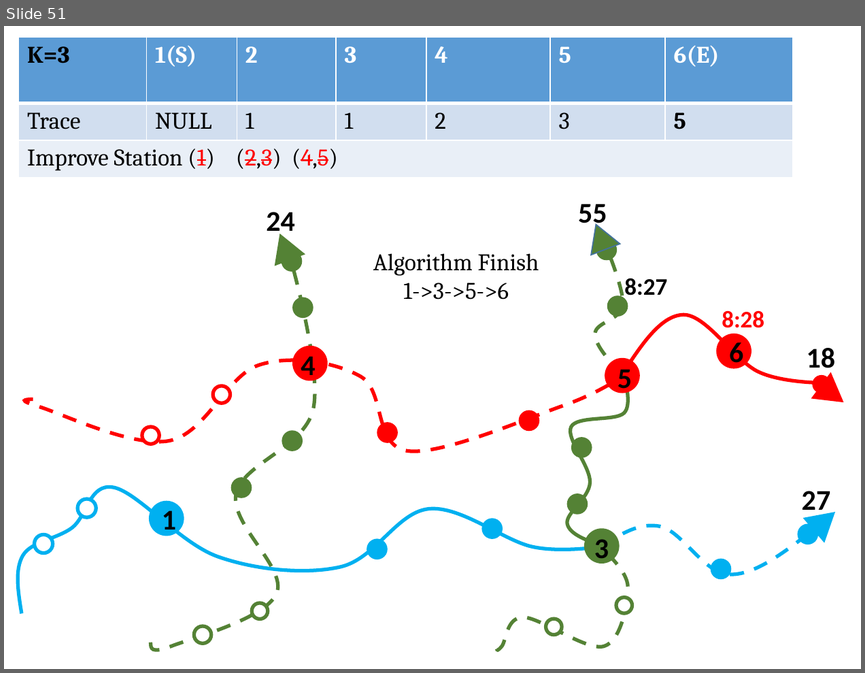
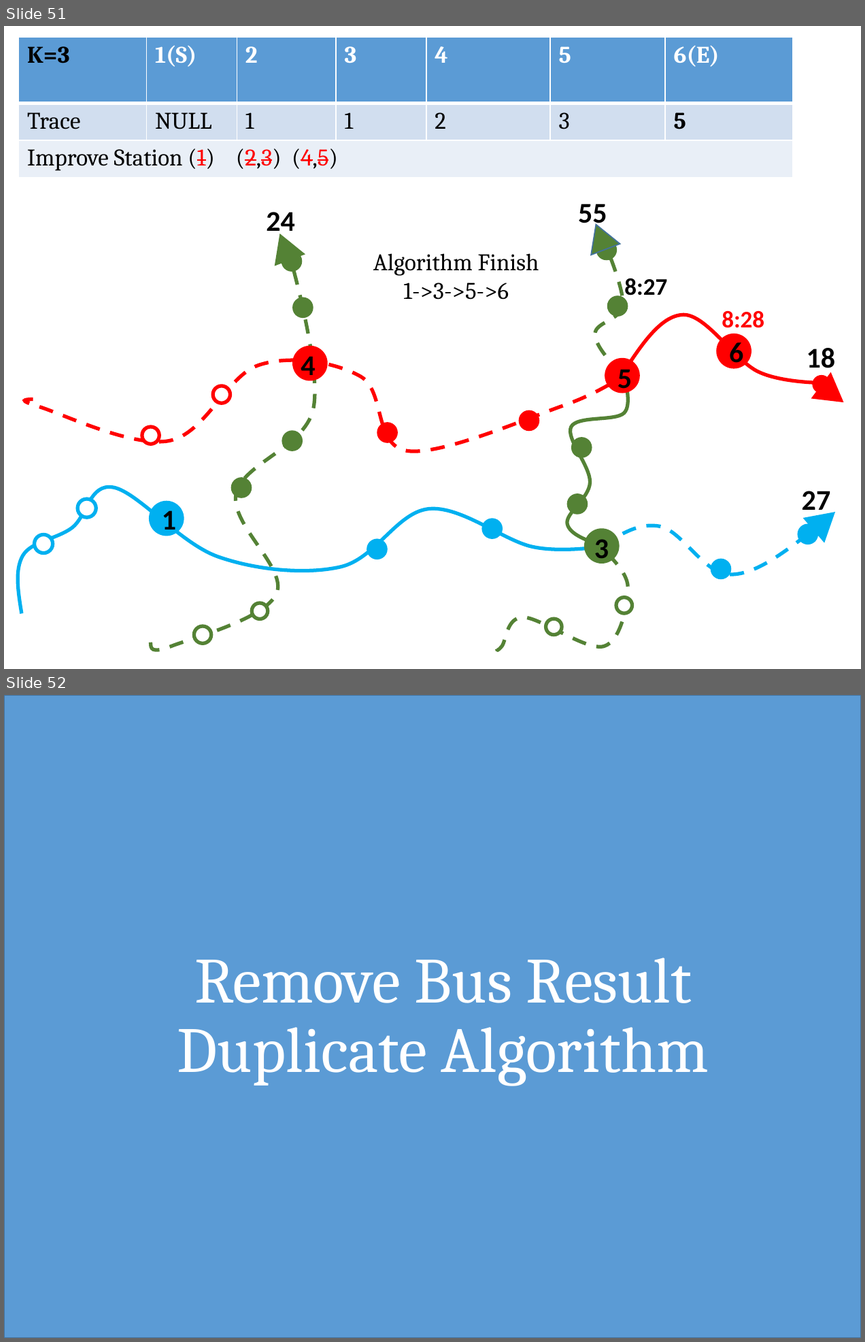
Before and after one commit to hqt/street-router, a slide deck: Document/presentation/bus/4 raptor new.pptx. Shown one above the other, each under a label of ours: slide 51 before the commit, slides 51 and 52 after it. The pictures are 865x673 and 865x1342 pixels, drawn with LibreOffice and Linux fonts; fonts in the diff are those of the drawing. Boxes give left, top, right and bottom in pixels: in the first picture for what was removed or moved away, otherwise in the second. Text is boxed around its words. In the diff, an @@ line names an element or a change of style, - is before the commit and + after.

```diff
--- a/Document/presentation/bus/4 raptor new.pptx
+++ b/Document/presentation/bus/4 raptor new.pptx
@@ slide 52 added at box(4, 695, 861, 1338), background #FFFFFF @@
@@ rectangle added at box(4, 695, 861, 1338), fill #5B9BD5, outline #43739E 1 pt @@
@@ title added at box(177, 957, 708, 1085), 54 pt, text #FFFFFF @@
+Remove Bus Result Duplicate Algorithm
```
Also in this commit, not shown: 9 other slides added, 4 other files.
